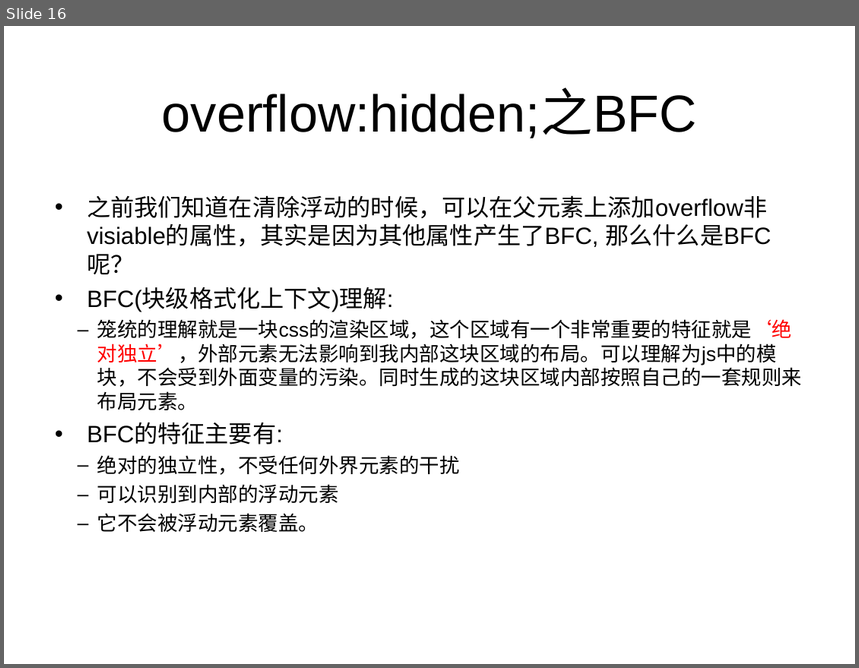
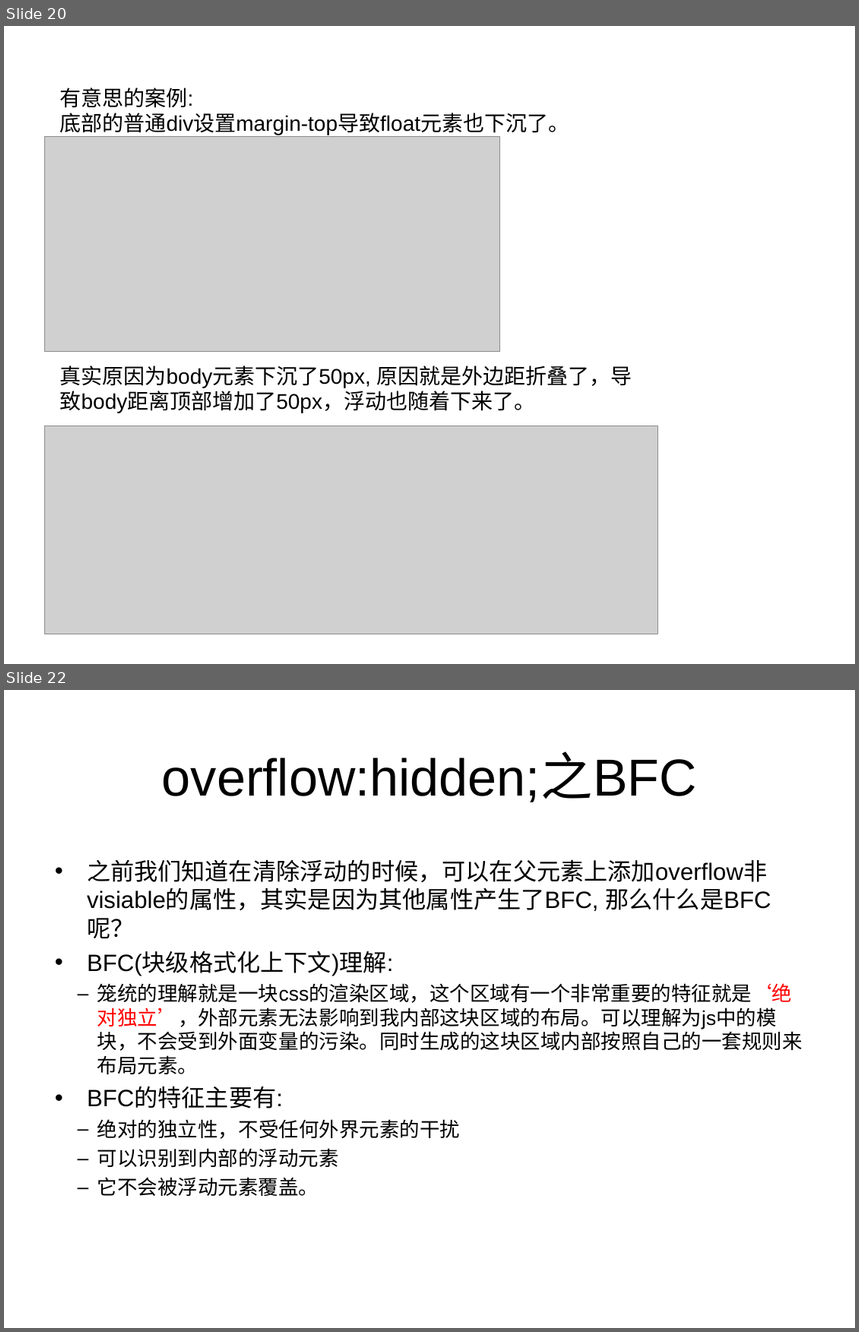
Before and after one commit to tiptophs/float, a slide deck: 浮动.ppt. Shown one above the other, each under a label of ours: slide 16 before the commit, slides 20 and 22 after it; the slides between them are not shown. The pictures are 859x668 and 859x1332 pixels, drawn with LibreOffice and Linux fonts; fonts in the diff are those of the drawing; grey boxes stand for pictures. Boxes give left, top, right and bottom in pixels: in the first picture for what was removed or moved away, otherwise in the second. Text is boxed around its words. In the diff, an @@ line names an element or a change of style, - is before the commit and + after.

```diff
--- a/浮动.ppt
+++ b/浮动.ppt
@@ slide 20 added at bbox=[4, 26, 855, 664], background #FFFFFF @@
@@ text added at bbox=[60, 88, 570, 137], 18 pt, text #000000 @@
+有意思的案例:
+底部的普通div设置margin-top导致float元素也下沉了。
@@ picture added at bbox=[45, 137, 500, 352] @@
@@ text added at bbox=[60, 366, 633, 414], 18 pt, text #000000 @@
+真实原因为body元素下沉了50px, 原因就是外边距折叠了，导致body距离顶部增加了50px，浮动也随着下来了。
@@ picture added at bbox=[44, 426, 658, 635] @@
@@ what was slide 16 is now slide 22 @@
```
Also in this commit, not shown: 1 slide changed, 4 other slides added, 1 slide removed, 1 other file.
